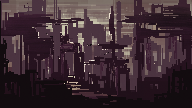
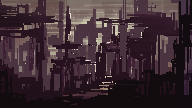
Layers edited between the first and the second 192 × 108 image:
painted on "background" over left=0, top=0, right=192, bottom=105
